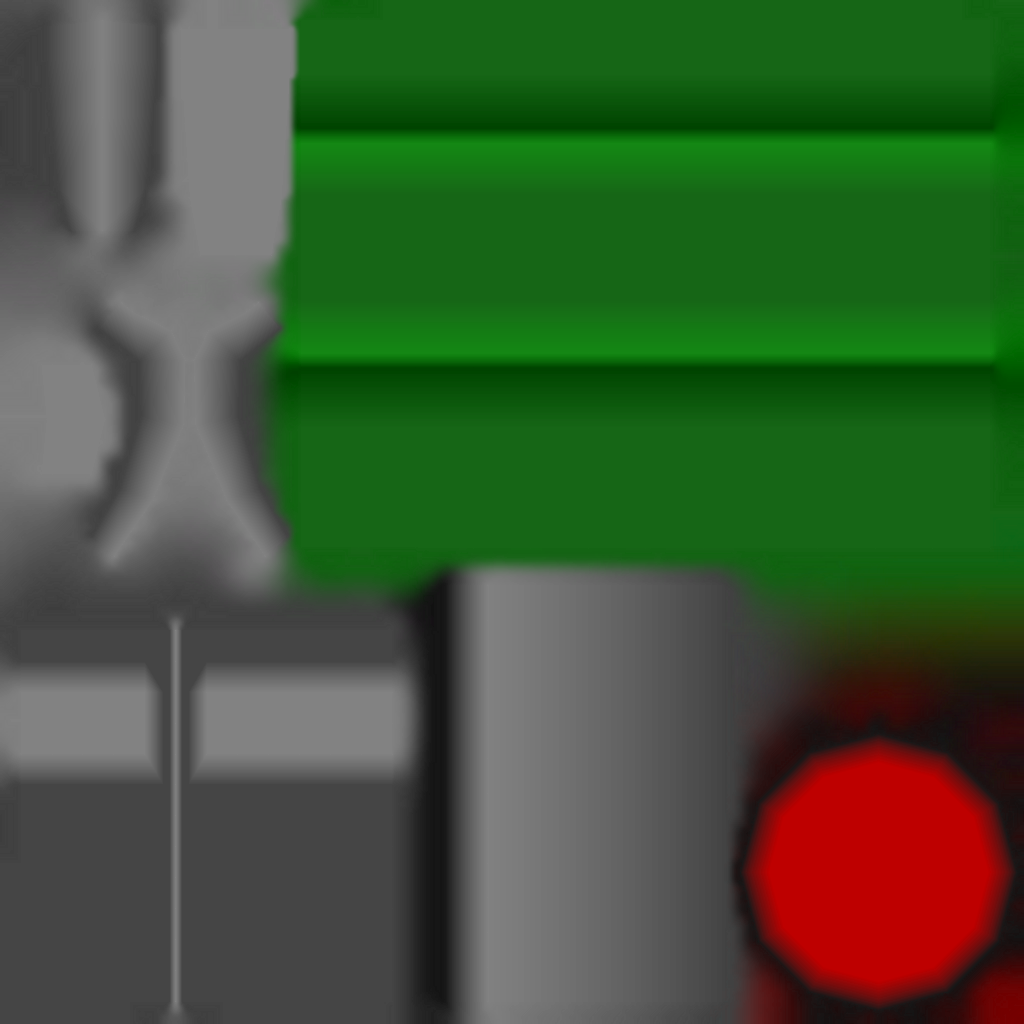
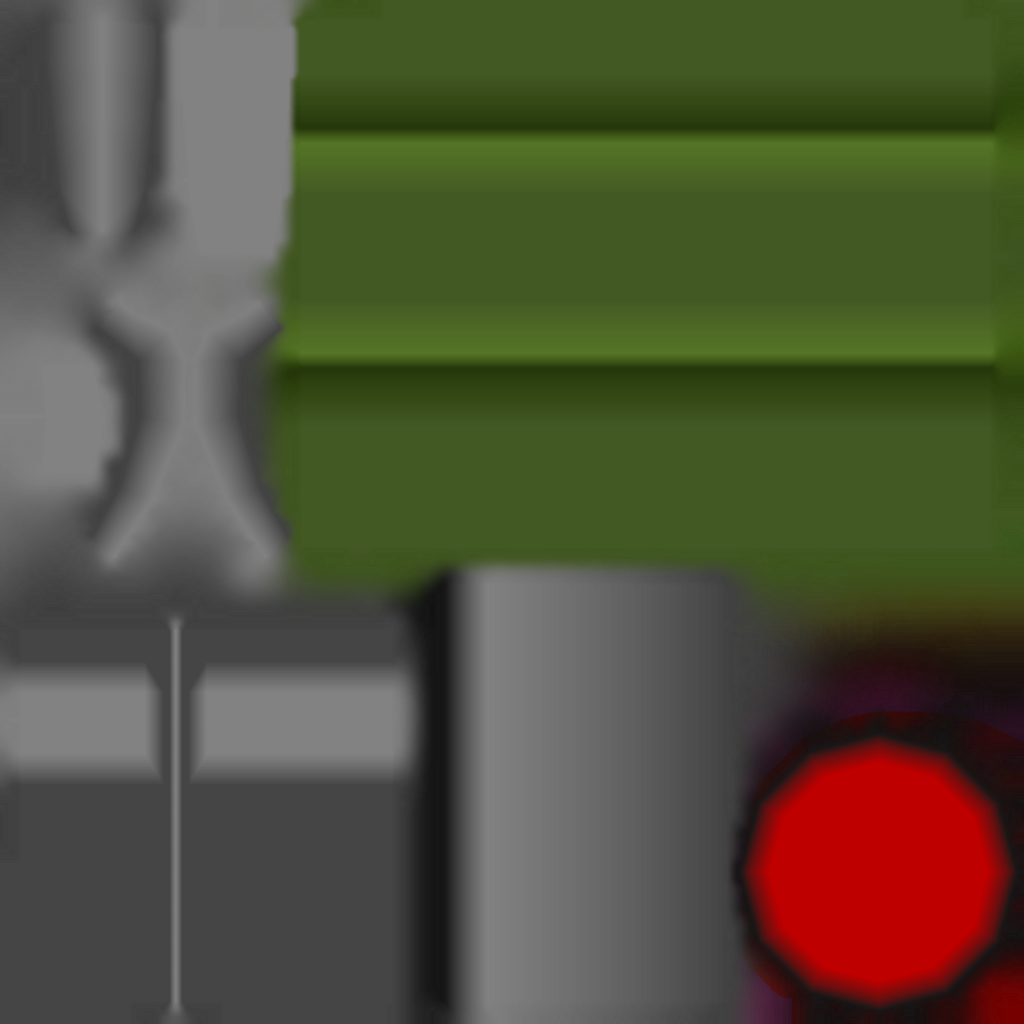
Layer changes from the first 1024 × 1024 image to the second:
pixels changed over [1, 0, 1024, 1024] (layer not identified)
